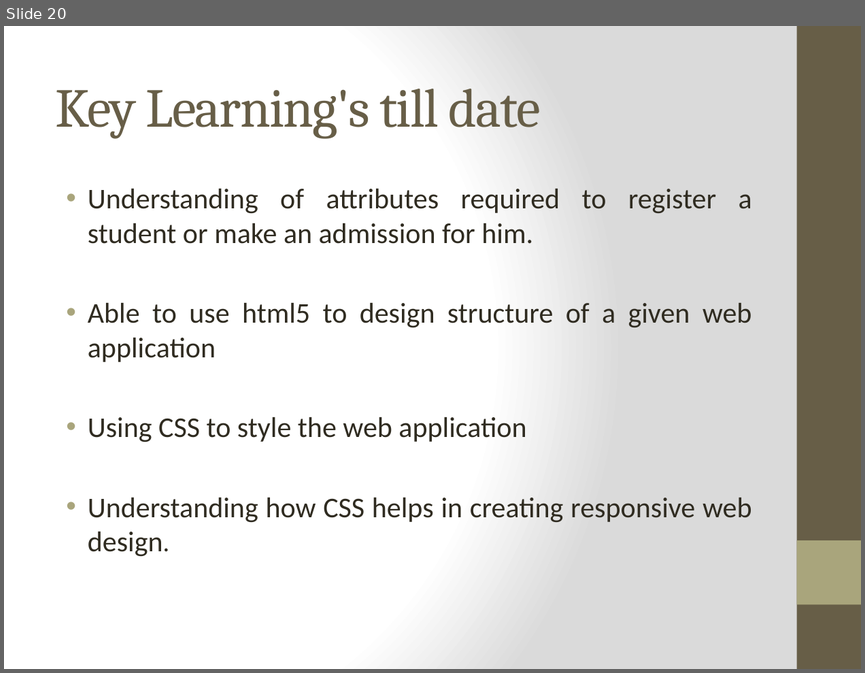
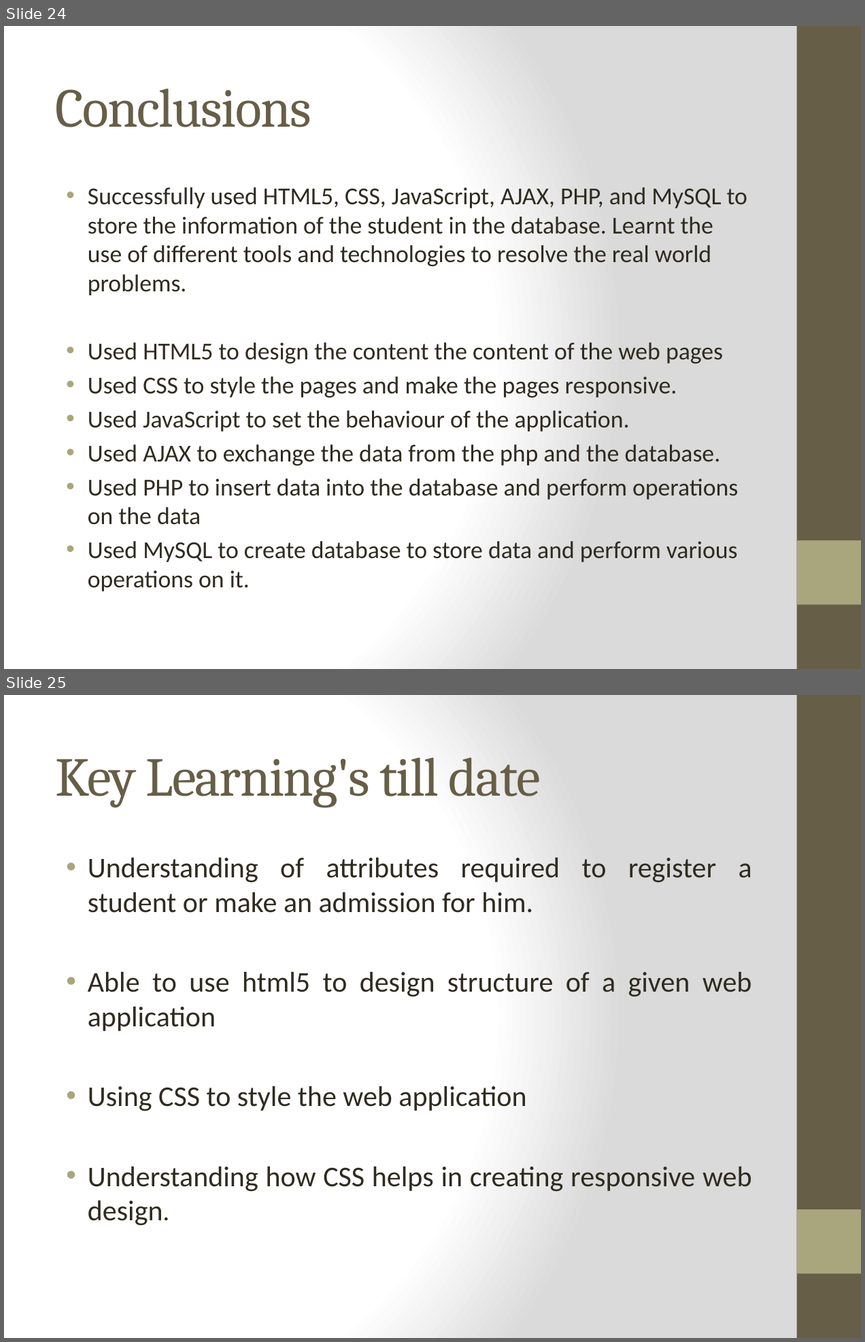
Before and after one commit to abhiyankgoyal/internshipProject, a slide deck: Internship Presentation.pptx. Shown one above the other, each under a label of ours: slide 20 before the commit, slides 24 and 25 after it. The pictures are 865x673 and 865x1342 pixels, drawn with LibreOffice and Linux fonts; fonts in the diff are those of the drawing. Boxes give left, top, right and bottom in pixels: in the first picture for what was removed or moved away, otherwise in the second. Text is boxed around its words. In the diff, an @@ line names an element or a change of style, - is before the commit and + after.

```diff
--- a/Internship Presentation.pptx
+++ b/Internship Presentation.pptx
@@ slide 24 added at box(4, 26, 861, 669), background gradient #FFFFFF to #DADADA; not listed: 2 template elements that a slide beside it also shows @@
@@ title added at box(56, 89, 311, 127), 46 pt, text #675E47 @@
+Conclusions
@@ text added at box(88, 187, 747, 591), 20.4 pt, text #2F2B20 @@
+• Successfully used HTML5, CSS, JavaScript, AJAX, PHP, and MySQL to store the information of the student in the database. Learnt the use of different tools and technologies to resolve the real world problems.
+• Used HTML5 to design the content the content of the web pages
+• Used CSS to style the pages and make the pages responsive.
+• Used JavaScript to set the behaviour of the application.
+• Used AJAX to exchange the data from the php and the database.
+• Used PHP to insert data into the database and perform operations on the data
+• Used MySQL to create database to store data and perform various operations on it.
@@ what was slide 20 is now slide 25 @@
```
Also in this commit, not shown: 4 slides changed, 4 other slides added.
